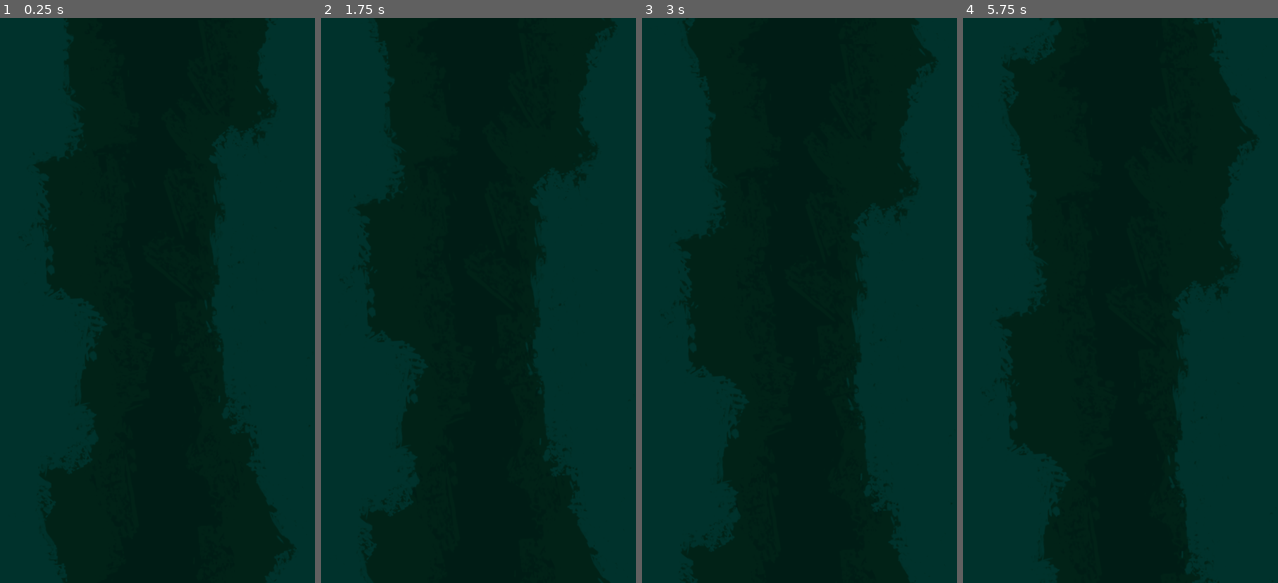
Above: before the commit, frames 1-4 (left to right).
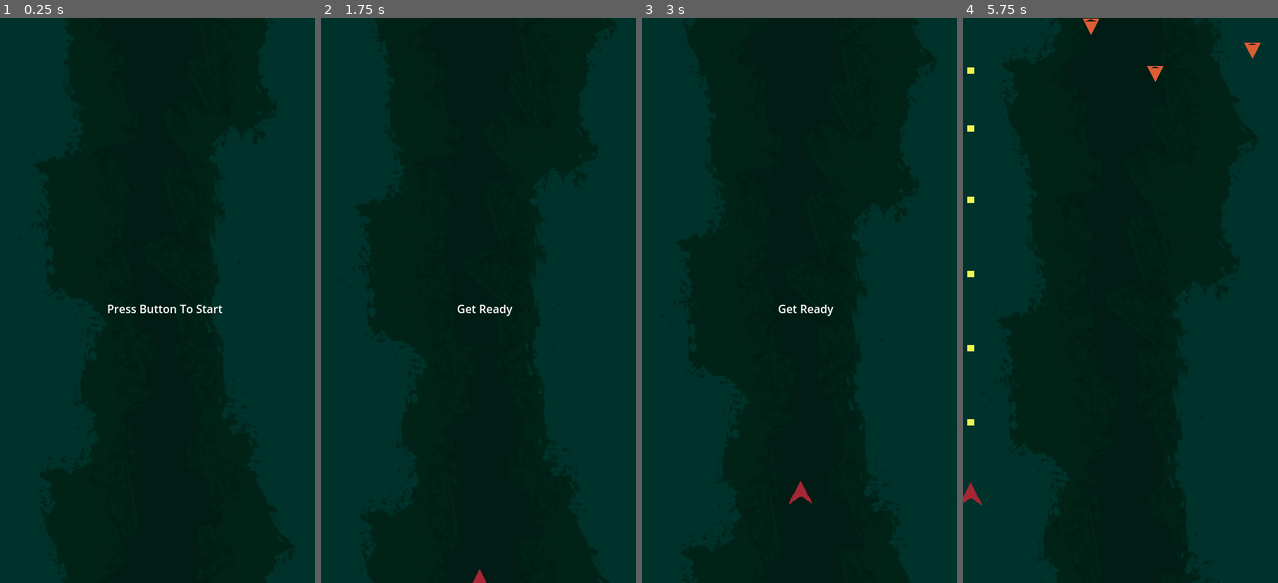
Above: after the commit, the same moments.

Repository: davidbragg/pewpewpew
Game: Godot game, scene res://scenes/main.tscn
Two runs of this game, one before a commit and one after it. Both use one fixed random seed, a clock stepped at 60 frames per second and the inputs below.
Inputs:
- Up to frame 1 (0.25 s): no input
- Up to frame 2 (1.75 s): hold D (move_right) 0.53-1.28 s; hold Space (shoot) 0.53-1.28 s; hold S (move_down) from 1.28 s (still down); tap Space (shoot) at 1.35 s
- Up to frame 3 (3 s): release S (move_down) at 2.03 s; hold D (move_right) 2.03-2.78 s; hold Space (shoot) 2.03-2.78 s; hold W (move_up) from 2.78 s (still down); tap Space (shoot) at 2.85 s
- Up to frame 4 (5.75 s): release W (move_up) at 3.53 s; hold Space (shoot) 3.53-4.28 s; hold A (move_left) 3.53-5.03 s; tap Space (shoot) at 4.35 s; hold S (move_down) from 5.03 s (still down); hold Space (shoot) from 5.03 s (still down)

The runs differ from the first frame. In frame 1, 0.2% of the frame differs, in the area x 34-71%, y 50-53%; in frame 2, 0.2%; in frame 3, 0.3%; in frame 4, 0.5%, in the area x 0-95%, y 0-87%.

Commit message:
add player spawn in flight

Diff:
--- a/scenes/main.tscn
+++ b/scenes/main.tscn
@@ -17,7 +17,7 @@
 player_scene = ExtResource("2_mxru2")
 kamikaze_scene = ExtResource("5_wcqs8")
 kamikaze_max = 20
-kamikaze_increase = 0
+kamikaze_increase = 10
 
 [node name="KamikazeTimer" type="Timer" parent="."]
 process_mode = 1
@@ -51,5 +51,22 @@
 [node name="Play_Boundary" parent="." instance=ExtResource("2_emvnx")]
 collision_layer = 2
 
+[node name="StartText" type="Label" parent="."]
+offset_left = 152.275
+offset_top = 400.0
+offset_right = 316.275
+offset_bottom = 423.0
+text = "Press Button To Start"
+horizontal_alignment = 1
+
+[node name="ReadyText" type="Label" parent="."]
+visible = false
+offset_left = 151.49
+offset_top = 400.0
+offset_right = 315.489
+offset_bottom = 423.0
+text = "Get Ready"
+horizontal_alignment = 1
+
 [connection signal="timeout" from="KamikazeTimer" to="." method="_on_kamikaze_timer_timeout"]
 [connection signal="timeout" from="KamikazeCooldownTimer" to="." method="_on_kamikaze_cooldown_timer_timeout"]
--- a/scenes/play_boundary.tscn
+++ b/scenes/play_boundary.tscn
@@ -5,3 +5,4 @@
 [node name="CollisionPolygon2D" type="CollisionPolygon2D" parent="."]
 position = Vector2(217, 491)
 polygon = PackedVector2Array(239, -491, 238, 309, -222, 310, -222, -490, 233, -491, 283, -487, 278, -528, -273, -527, -250, 356, 291, 350, 283, -487)
+disabled = true
--- a/scripts/global_state.gd
+++ b/scripts/global_state.gd
@@ -10,7 +10,9 @@
 
 enum {
     TITLE,
+    RESET,
     SPAWNING,
+    PLAYSTART,
     GAMEPLAY,
     PLAYERDEATH,
     GAMEOVER
--- a/scripts/main.gd
+++ b/scripts/main.gd
@@ -6,10 +6,12 @@
 @export var hunter_scene : PackedScene
 @export var kamikaze_max : int = 3
 @export var kamikaze_increase : int = 3
-@export var player_spawn_position : Vector2 = Vector2(225, 700)
+@export var player_spawn_position : Vector2 = Vector2(225, 900)
 
 var spawn_kamikaze : bool = false
 var kamikaze_count : int = 0
+
+@onready var play_boundary_collider = $Play_Boundary.get_child(0)
 
 func _ready():
 	GlobalState.game_state = GlobalState.TITLE
@@ -17,17 +19,23 @@
 func _process(_delta):
 	match GlobalState.game_state:
 		GlobalState.TITLE:
-			GlobalState.game_state = GlobalState.SPAWNING
-		GlobalState.SPAWNING:
-			if Input.is_action_just_pressed("spawn"):
+			GlobalState.game_state = GlobalState.RESET
+		GlobalState.RESET:
+			if Input.is_action_just_pressed("shoot"):
+				$StartText.visible = false
+				$ReadyText.visible = true
+				GlobalState.game_state = GlobalState.SPAWNING
 				add_player()
-				start_gameplay()
+		GlobalState.PLAYSTART:
+			start_gameplay()
 		GlobalState.GAMEPLAY:
 			pass
 		GlobalState.PLAYERDEATH:
 			stop_gameplay()
 		GlobalState.GAMEOVER:
-			pass
+			GlobalState.player_lives = 3
+			GlobalState.game_state = GlobalState.TITLE
+
 
 ### Kamikaze Spawn and Control ###
 
@@ -64,12 +72,20 @@
 #################################
 
 func stop_gameplay():
-	GlobalState.game_state = GlobalState.SPAWNING
+	play_boundary_collider.disabled = true
 	$KamikazeTimer.stop()
 	$KamikazeCooldownTimer.stop()
+
+	if GlobalState.player_lives <= 0:
+		GlobalState.game_state = GlobalState.GAMEOVER
+	else:
+		GlobalState.game_state = GlobalState.RESET
+		$StartText.visible = true
 
 
 func start_gameplay():
 	GlobalState.game_state = GlobalState.GAMEPLAY
+	play_boundary_collider.disabled = false
 	$KamikazeTimer.start()
 	$KamikazeCooldownTimer.start()
+	$ReadyText.visible = false
--- a/scripts/player.gd
+++ b/scripts/player.gd
@@ -14,6 +14,13 @@
 @onready var fire_cooldown_timer : Timer = get_node('Fire_Cooldown')
 
 func _physics_process(delta):
+	if GlobalState.game_state == GlobalState.SPAWNING:
+		velocity = Vector2.UP * 100;
+		move_and_slide()
+		if global_position.y <= 650:
+			GlobalState.game_state = GlobalState.PLAYSTART
+		return
+
 	if Input.is_action_pressed("shoot") and can_fire:
 		add_projectile()
 		fire_cooldown_timer.start()
Not shown, changed: export_presets.cfg
